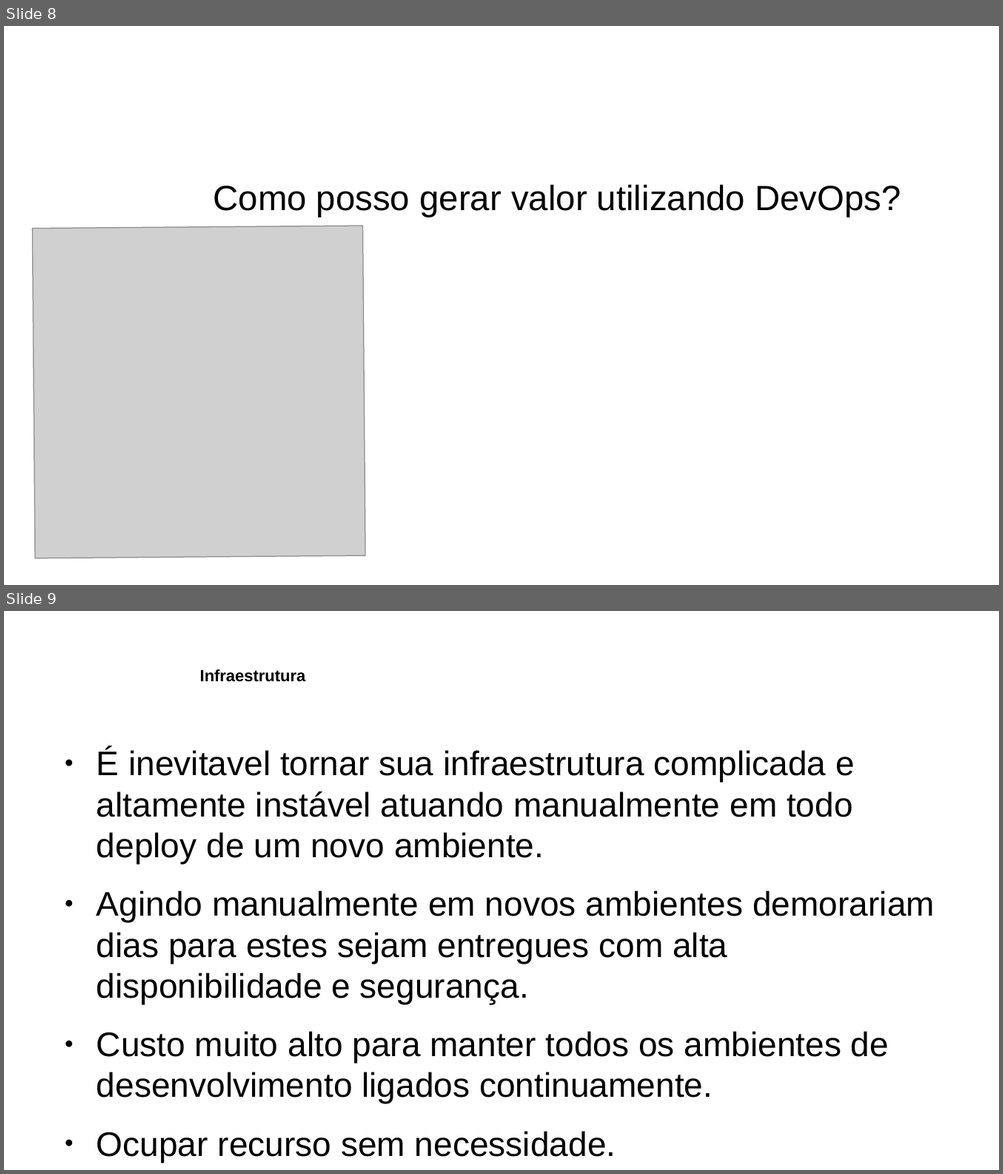
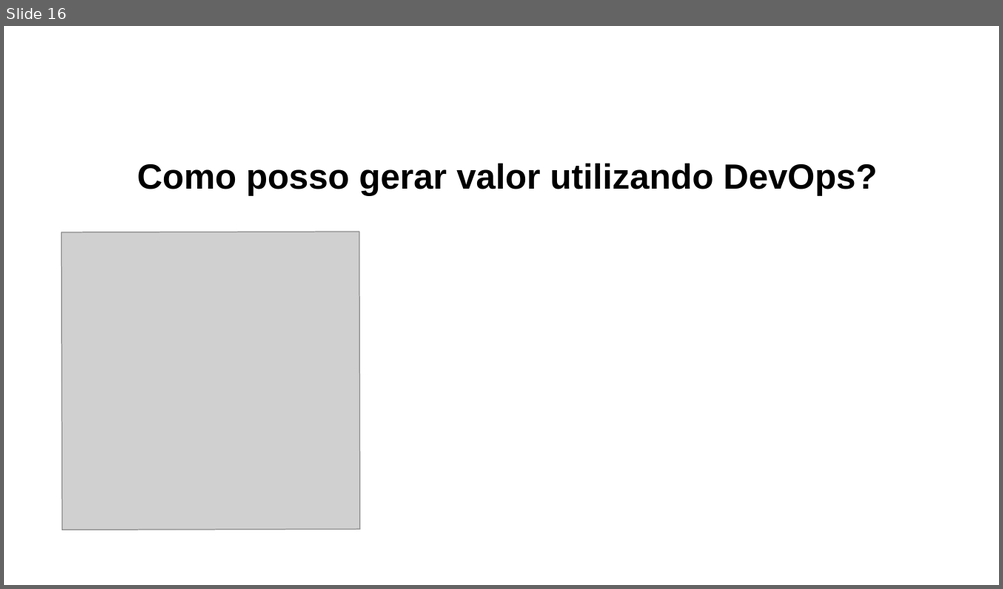
Before and after one commit to ramonesc3po/workshop-devops, a slide deck: workshop_devops.odp. Shown one above the other, each under a label of ours: slides 8 and 9 before the commit, slide 16 after it. The pictures are 1003x1174 and 1003x589 pixels, drawn with LibreOffice and Linux fonts; fonts in the diff are those of the drawing; grey boxes stand for pictures. Boxes give left, top, right and bottom in pixels: in the first picture for what was removed or moved away, otherwise in the second. Text is boxed around its words. In the diff, an @@ line names an element or a change of style, - is before the commit and + after.

Commit message:
Adicionado novos slides

```diff
--- a/workshop_devops.odp
+++ b/workshop_devops.odp
@@ slide 9 removed at bbox=[4, 611, 999, 1170], background #FFFFFF @@
@@ title removed at bbox=[200, 669, 306, 682] @@
-Infraestrutura
@@ text removed at bbox=[96, 749, 934, 1163] @@
-● É inevitavel tornar sua infraestrutura complicada e altamente instável atuando manualmente em todo deploy de um novo ambiente.
-● Agindo manualmente em novos ambientes demorariam dias para estes sejam entregues com alta disponibilidade e segurança.
-● Custo muito alto para manter todos os ambientes de desenvolvimento ligados continuamente.
-● Ocupar recurso sem necessidade.
@@ what was slide 8 is now slide 16 @@
@@ slide 16 changed as well @@
@@ title "Como posso gerar valor utilizando ...": place and size @@
-title "Como posso gerar valor utilizando ..." at bbox=[213, 184, 900, 218]
+title "Como posso gerar valor utilizando ..." at bbox=[137, 163, 877, 195]
@@ title "Como posso gerar valor utilizando ..." at bbox=[137, 163, 877, 195]: bold on @@
@@ picture: place and size @@
-picture at bbox=[32, 226, 366, 559]
+picture at bbox=[62, 232, 360, 530]
```
Also in this commit, not shown: 5 other slides changed, 11 slides added, 3 other slides removed.
